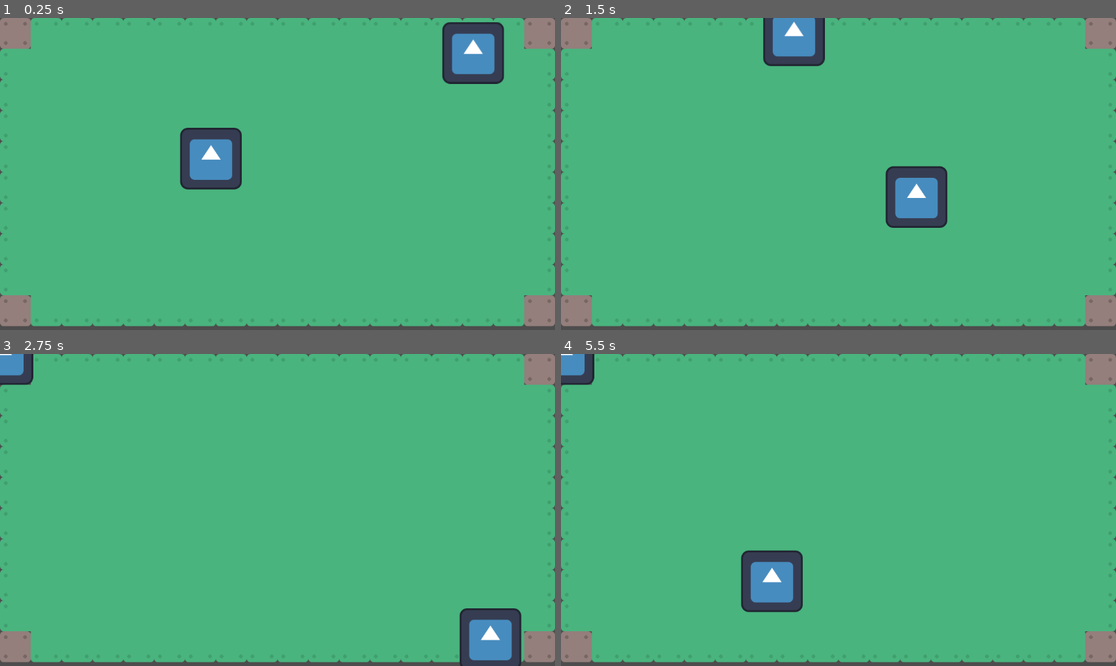
Above: before the commit, frames 1-4 (two rows, left to right).
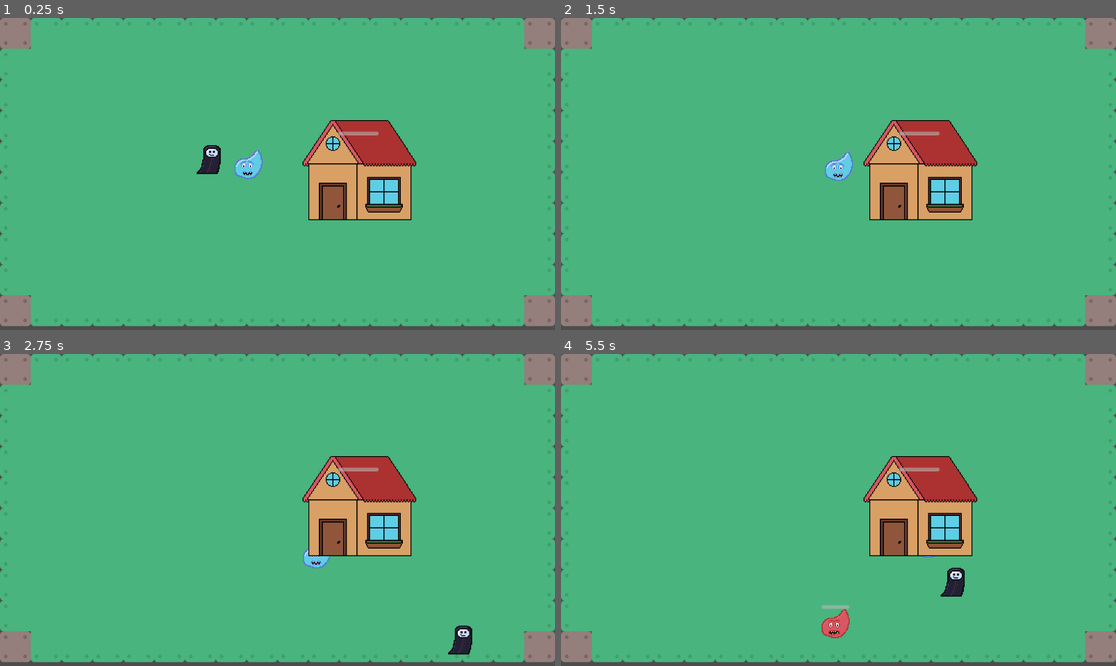
Above: after the commit, the same moments.

Repository: Uvecrep/Gamba
Game: Godot game, scene res://levels/main.tscn
The game is run twice, just before and just after one commit, with the same random seed, the same clock (stepped at 60 frames per second) and the same inputs. The engine's default icon, where the game draws it, is replaced by a stand-in: a white triangle on a blue panel in a dark square.
Inputs (mouse positions are in pixels of both pictures, inside the frame that each line leads up to):
- Up to frame 1 (0.25 s): no input
- Up to frame 2 (1.5 s): move the mouse to (960, 158) at 0.52 s; hold D (right) 0.53-1.28 s; move the mouse to (727, 189) at 1.27 s; hold S (down) from 1.28 s (still down)
- Up to frame 3 (2.75 s): move the mouse to (333, 441) at 2.02 s; release S (down) at 2.03 s; hold D (right) from 2.03 s (still down)
- Up to frame 4 (5.5 s): move the mouse to (810, 572) at 2.77 s; release D (right) at 2.78 s; hold W (up) 2.78-3.53 s; move the mouse to (1005, 556) at 3.52 s; hold A (left) 3.53-5.03 s; move the mouse to (672, 463) at 4.27 s; move the mouse to (866, 510) at 5.02 s; hold S (down) from 5.03 s (still down)

The runs differ from the first frame. In frame 1, 10% of the frame differs, in the area x 32-91%, y 1-65%; in frame 2, 7.9%; in frame 3, 8.4%; in frame 4, 9.1%.

Commit message:
Add enemy, summon, and house entities with health management and spawning logic

Diff:
--- a/entities/enemy/enemy.gd
+++ b/entities/enemy/enemy.gd
@@ -1,16 +1,146 @@
 extends CharacterBody2D
 
-@export var speed = 400
+@export var move_speed: float = 90.0
+@export var repath_interval: float = 0.2
+@export var target_reach_distance: float = 32.0
+@export var target_stop_padding: float = 2.0
+@export var nearby_target_groups: PackedStringArray = ["summons", "players"]
+@export var fallback_target_group: StringName = &"house"
+@export var nearby_target_radius: float = 180.0
+@export var max_health: float = 100.0
 
-var target = position
+const PHYSICS_LAYER_WORLD := 1 << 0
+const PHYSICS_LAYER_ENEMY := 1 << 2
 
-func _input(event):
-	# Use is_action_pressed to only accept single taps as input instead of mouse drags.
-	if event.is_action_pressed(&"click"):
-		target = get_global_mouse_position()
+var _current_target: Node2D
+var _time_to_repath: float = 0.0
+var _current_health: float = 0.0
 
-func _physics_process(delta):
-	velocity = position.direction_to(target) * speed
-	# look_at(target)
-	if position.distance_to(target) > 10:
-		move_and_slide()
+@onready var _health_bar: ProgressBar = get_node_or_null("HealthBar") as ProgressBar
+
+func _ready() -> void:
+	motion_mode = CharacterBody2D.MOTION_MODE_FLOATING
+	collision_layer = PHYSICS_LAYER_ENEMY
+	collision_mask = PHYSICS_LAYER_WORLD
+	add_to_group("enemies")
+	_current_health = max_health
+	_update_health_bar()
+
+func _physics_process(delta: float) -> void:
+	_time_to_repath -= delta
+	if _time_to_repath <= 0.0:
+		_current_target = _find_priority_target()
+		_time_to_repath = repath_interval
+
+	if is_instance_valid(_current_target):
+		var target_distance := global_position.distance_to(_current_target.global_position)
+		# Use collider size to avoid pushing into targets and causing sticky contact.
+		var stop_distance := _get_stop_distance(_current_target)
+		if target_distance > stop_distance:
+			velocity = global_position.direction_to(_current_target.global_position) * move_speed
+		else:
+			velocity = Vector2.ZERO
+	else:
+		velocity = Vector2.ZERO
+
+	move_and_slide()
+
+func take_damage(amount: float) -> void:
+	if amount <= 0.0:
+		return
+
+	_current_health = clampf(_current_health - amount, 0.0, max_health)
+	_update_health_bar()
+
+	if _current_health <= 0.0:
+		_die()
+
+func _die() -> void:
+	queue_free()
+
+func _update_health_bar() -> void:
+	if _health_bar == null:
+		return
+
+	_health_bar.max_value = max_health
+	_health_bar.value = _current_health
+	_health_bar.visible = true
+
+func _find_priority_target() -> Node2D:
+	var nearby_target := _find_closest_target_in_groups(nearby_target_groups, nearby_target_radius)
+	if is_instance_valid(nearby_target):
+		return nearby_target
+
+	return _find_closest_target_in_group(fallback_target_group)
+
+func _find_closest_target_in_groups(group_names: PackedStringArray, radius: float) -> Node2D:
+	var closest_target: Node2D
+	var closest_distance_sq := INF
+	var has_radius_limit := radius > 0.0
+	var radius_sq := radius * radius
+
+	for group_name in group_names:
+		for candidate in get_tree().get_nodes_in_group(group_name):
+			if candidate == self:
+				continue
+			if not candidate is Node2D:
+				continue
+
+			var candidate_2d := candidate as Node2D
+			var distance_sq := global_position.distance_squared_to(candidate_2d.global_position)
+			if has_radius_limit and distance_sq > radius_sq:
+				continue
+
+			if distance_sq < closest_distance_sq:
+				closest_distance_sq = distance_sq
+				closest_target = candidate_2d
+
+	return closest_target
+
+func _find_closest_target_in_group(group_name: StringName) -> Node2D:
+	if group_name == StringName():
+		return null
+
+	var closest_target: Node2D
+	var closest_distance_sq := INF
+
+	for candidate in get_tree().get_nodes_in_group(group_name):
+		if candidate == self:
+			continue
+		if not candidate is Node2D:
+			continue
+
+		var candidate_2d := candidate as Node2D
+		var distance_sq := global_position.distance_squared_to(candidate_2d.global_position)
+		if distance_sq < closest_distance_sq:
+			closest_distance_sq = distance_sq
+			closest_target = candidate_2d
+
+	return closest_target
+
+func _get_stop_distance(target: Node2D) -> float:
+	var self_radius := _estimate_collision_radius(self)
+	var target_radius := _estimate_collision_radius(target)
+	var collision_stop_distance := self_radius + target_radius + target_stop_padding
+	return maxf(target_reach_distance, collision_stop_distance)
+
+func _estimate_collision_radius(body: Node2D) -> float:
+	var collision_shape := body.get_node_or_null("CollisionShape2D") as CollisionShape2D
+	if collision_shape == null or collision_shape.shape == null:
+		return 0.0
+
+	var max_scale := maxf(absf(collision_shape.global_scale.x), absf(collision_shape.global_scale.y))
+
+	if collision_shape.shape is RectangleShape2D:
+		var rect_shape := collision_shape.shape as RectangleShape2D
+		return rect_shape.size.length() * 0.5 * max_scale
+
+	if collision_shape.shape is CircleShape2D:
+		var circle_shape := collision_shape.shape as CircleShape2D
+		return circle_shape.radius * max_scale
+
+	if collision_shape.shape is CapsuleShape2D:
+		var capsule_shape := collision_shape.shape as CapsuleShape2D
+		return (capsule_shape.height * 0.5 + capsule_shape.radius) * max_scale
+
+	return 0.0
--- a/entities/enemy/enemy.tscn
+++ b/entities/enemy/enemy.tscn
@@ -1,15 +1,28 @@
 [gd_scene format=3 uid="uid://b00jrxmgdmyu5"]
 
 [ext_resource type="Script" uid="uid://bwld760eye6x8" path="res://entities/enemy/enemy.gd" id="1_im2q6"]
-[ext_resource type="Texture2D" uid="uid://c7c20pq4d58fa" path="res://icon.svg" id="1_ksmh7"]
+[ext_resource type="Texture2D" uid="uid://cr76nc2fivill" path="res://assets/characters/enemy.png" id="2_im2q6"]
 
 [sub_resource type="RectangleShape2D" id="RectangleShape2D_im2q6"]
+size = Vector2(58, 60)
 
 [node name="enemy" type="CharacterBody2D" unique_id=1720674554]
 script = ExtResource("1_im2q6")
 
 [node name="CollisionShape2D" type="CollisionShape2D" parent="." unique_id=644968585]
+position = Vector2(-1, 2)
 shape = SubResource("RectangleShape2D_im2q6")
 
 [node name="Sprite2D" type="Sprite2D" parent="." unique_id=1188010850]
-texture = ExtResource("1_ksmh7")
+texture_filter = 1
+scale = Vector2(2, 2)
+texture = ExtResource("2_im2q6")
+
+[node name="HealthBar" type="ProgressBar" parent="." unique_id=2063479854]
+offset_left = -30.0
+offset_top = -36.0
+offset_right = 28.0
+offset_bottom = -28.0
+mouse_filter = 2
+value = 100.0
+show_percentage = false
--- /dev/null
+++ b/entities/enemy/enemy_spawner.gd
@@ -0,0 +1,67 @@
+extends Node2D
+
+@export var enemy_scene: PackedScene
+@export var spawn_interval: float = 15
+@export var max_alive_enemies: int = 8
+@export var auto_start: bool = true
+@export var spawn_points_root_path: NodePath = NodePath("SpawnPoints")
+@export var target_parent_path: NodePath
+
+@onready var _spawn_timer: Timer = $SpawnTimer
+
+func _ready() -> void:
+	if enemy_scene == null:
+		push_warning("EnemySpawner has no enemy_scene configured.")
+
+	_spawn_timer.wait_time = spawn_interval
+	_spawn_timer.timeout.connect(_on_spawn_timer_timeout)
+	if auto_start:
+		_spawn_timer.start()
+
+func _on_spawn_timer_timeout() -> void:
+	if enemy_scene == null:
+		return
+	if _alive_enemy_count() >= max_alive_enemies:
+		return
+
+	var enemy_instance := enemy_scene.instantiate()
+	if not enemy_instance is Node2D:
+		push_warning("enemy_scene is not a Node2D scene.")
+		return
+
+	var enemy_2d := enemy_instance as Node2D
+	enemy_2d.global_position = _pick_spawn_position()
+	_resolve_target_parent().add_child(enemy_instance)
+
+func _alive_enemy_count() -> int:
+	var count := 0
+	for enemy in get_tree().get_nodes_in_group("enemies"):
+		if is_instance_valid(enemy):
+			count += 1
+	return count
+
+func _pick_spawn_position() -> Vector2:
+	var spawn_root := get_node_or_null(spawn_points_root_path)
+	if spawn_root == null:
+		return global_position
+
+	var points := spawn_root.get_children()
+	if points.is_empty():
+		return global_position
+
+	var random_point := points[randi() % points.size()]
+	if random_point is Node2D:
+		return (random_point as Node2D).global_position
+
+	return global_position
+
+func _resolve_target_parent() -> Node:
+	if target_parent_path != NodePath(""):
+		var configured_parent := get_node_or_null(target_parent_path)
+		if configured_parent != null:
+			return configured_parent
+
+	if get_parent() != null:
+		return get_parent()
+
+	return self
--- /dev/null
+++ b/entities/enemy/enemy_spawner.tscn
@@ -0,0 +1,23 @@
+[gd_scene format=3 uid="uid://domyo1x6j4x7w"]
+
+[ext_resource type="Script" uid="uid://bxorybuqsh7pp" path="res://entities/enemy/enemy_spawner.gd" id="1_ihm03"]
+[ext_resource type="PackedScene" uid="uid://b00jrxmgdmyu5" path="res://entities/enemy/enemy.tscn" id="2_0v8m4"]
+
+[node name="EnemySpawner" type="Node2D" unique_id=1632124706]
+script = ExtResource("1_ihm03")
+enemy_scene = ExtResource("2_0v8m4")
+
+[node name="SpawnTimer" type="Timer" parent="." unique_id=906045446]
+wait_time = 2.0
+autostart = true
+
+[node name="SpawnPoints" type="Node2D" parent="." unique_id=1462486555]
+
+[node name="SpawnPointLeft" type="Marker2D" parent="SpawnPoints" unique_id=2138696044]
+position = Vector2(-380, -220)
+
+[node name="SpawnPointRight" type="Marker2D" parent="SpawnPoints" unique_id=1362932414]
+position = Vector2(420, -210)
+
+[node name="SpawnPointBottom" type="Marker2D" parent="SpawnPoints" unique_id=1099449168]
+position = Vector2(0, 310)
--- /dev/null
+++ b/entities/house/house.gd
@@ -0,0 +1,30 @@
+extends StaticBody2D
+
+@export var max_health: float = 500.0
+
+var _current_health: float = 0.0
+
+@onready var _health_bar: ProgressBar = get_node_or_null("HealthBar") as ProgressBar
+
+func _ready() -> void:
+	add_to_group("house")
+	_current_health = max_health
+	_update_health_bar()
+
+func take_damage(amount: float) -> void:
+	if amount <= 0.0:
+		return
+
+	_current_health = clampf(_current_health - amount, 0.0, max_health)
+	_update_health_bar()
+
+	if _current_health <= 0.0:
+		queue_free()
+
+func _update_health_bar() -> void:
+	if _health_bar == null:
+		return
+
+	_health_bar.max_value = max_health
+	_health_bar.value = _current_health
+	_health_bar.visible = true
--- /dev/null
+++ b/entities/house/house.tscn
@@ -0,0 +1,28 @@
+[gd_scene format=3]
+
+[ext_resource type="Script" path="res://entities/house/house.gd" id="1_k80ea"]
+[ext_resource type="Texture2D" path="res://assets/characters/house.png" id="2_h9w4k"]
+
+[sub_resource type="RectangleShape2D" id="RectangleShape2D_2ikcc"]
+size = Vector2(88, 80)
+
+[node name="house" type="StaticBody2D"]
+script = ExtResource("1_k80ea")
+
+[node name="CollisionShape2D" type="CollisionShape2D" parent="."]
+position = Vector2(0, 6)
+shape = SubResource("RectangleShape2D_2ikcc")
+
+[node name="Sprite2D" type="Sprite2D" parent="."]
+texture_filter = 1
+scale = Vector2(2, 2)
+texture = ExtResource("2_h9w4k")
+
+[node name="HealthBar" type="ProgressBar" parent="."]
+offset_left = -42.0
+offset_top = -56.0
+offset_right = 42.0
+offset_bottom = -48.0
+mouse_filter = 2
+value = 500.0
+show_percentage = false
--- a/entities/player/player.gd
+++ b/entities/player/player.gd
@@ -1,6 +1,15 @@
 extends CharacterBody2D
 
 @export var speed = 400
+
+const PHYSICS_LAYER_WORLD := 1 << 0
+const PHYSICS_LAYER_PLAYER := 1 << 1
+
+func _ready() -> void:
+	motion_mode = CharacterBody2D.MOTION_MODE_FLOATING
+	collision_layer = PHYSICS_LAYER_PLAYER
+	collision_mask = PHYSICS_LAYER_WORLD
+	add_to_group("players")
 
 func get_input():
 	var input_direction = Input.get_vector("left", "right", "up", "down")
--- a/entities/player/player.tscn
+++ b/entities/player/player.tscn
@@ -1,15 +1,19 @@
 [gd_scene format=3 uid="uid://bhxxgyq6e3ond"]
 
 [ext_resource type="Script" uid="uid://b5x3ag8pucgmf" path="res://entities/player/player.gd" id="1_abrql"]
-[ext_resource type="Texture2D" uid="uid://c7c20pq4d58fa" path="res://icon.svg" id="1_symyc"]
+[ext_resource type="Texture2D" uid="uid://bwxhko8w27k0n" path="res://assets/characters/player.png" id="2_abrql"]
 
 [sub_resource type="RectangleShape2D" id="RectangleShape2D_wdj6m"]
+size = Vector2(50, 60)
 
 [node name="player" type="CharacterBody2D" unique_id=57563531]
 script = ExtResource("1_abrql")
 
 [node name="CollisionShape2D" type="CollisionShape2D" parent="." unique_id=1986886271]
+position = Vector2(-5, 2)
 shape = SubResource("RectangleShape2D_wdj6m")
 
 [node name="Sprite2D" type="Sprite2D" parent="." unique_id=2107561974]
-texture = ExtResource("1_symyc")
+texture_filter = 1
+scale = Vector2(2, 2)
+texture = ExtResource("2_abrql")
--- /dev/null
+++ b/entities/summon/summon.gd
@@ -0,0 +1,109 @@
+extends CharacterBody2D
+
+@export var move_speed: float = 110.0
+@export var repath_interval: float = 0.15
+@export var target_reach_distance: float = 14.0
+@export var follow_player_distance: float = 80.0
+@export var attack_range: float = 210.0
+@export var attack_damage: float = 20.0
+@export var attack_cooldown: float = 0.8
+@export var attack_projectile_scene: PackedScene = preload("res://entities/summon/summon_attack.tscn")
+
+const PHYSICS_LAYER_WORLD := 1 << 0
+const PHYSICS_LAYER_SUMMON := 1 << 3
+
+var _enemy_target: Node2D
+var _player_target: Node2D
+var _time_to_repath: float = 0.0
+var _time_to_next_attack: float = 0.0
+
+func _ready() -> void:
+	motion_mode = CharacterBody2D.MOTION_MODE_FLOATING
+	collision_layer = PHYSICS_LAYER_SUMMON
+	collision_mask = PHYSICS_LAYER_WORLD
+	add_to_group("summons")
+	_player_target = _find_player()
+
+func _physics_process(delta: float) -> void:
+	_time_to_repath -= delta
+	_time_to_next_attack = maxf(_time_to_next_attack - delta, 0.0)
+	if _time_to_repath <= 0.0:
+		_enemy_target = _find_closest_enemy()
+		if not is_instance_valid(_player_target):
+			_player_target = _find_player()
+		_time_to_repath = repath_interval
+
+	if is_instance_valid(_enemy_target):
+		var distance_to_enemy := global_position.distance_to(_enemy_target.global_position)
+		if distance_to_enemy <= attack_range:
+			velocity = Vector2.ZERO
+			_try_attack(_enemy_target)
+		else:
+			_move_towards(_enemy_target.global_position)
+	elif is_instance_valid(_player_target):
+		if global_position.distance_to(_player_target.global_position) > follow_player_distance:
+			_move_towards(_player_target.global_position)
+		else:
+			velocity = Vector2.ZERO
+	else:
+		velocity = Vector2.ZERO
+
+	move_and_slide()
+
+func _try_attack(target: Node2D) -> void:
+	if _time_to_next_attack > 0.0:
+		return
+
+	_time_to_next_attack = attack_cooldown
+	_launch_attack(target)
+
+func _launch_attack(target: Node2D) -> void:
+	if attack_projectile_scene == null:
+		if target.has_method("take_damage"):
+			target.call("take_damage", attack_damage)
+		return
+
+	var attack_instance := attack_projectile_scene.instantiate()
+	if not attack_instance is Node2D:
+		return
+
+	var projectile := attack_instance as Node2D
+	projectile.global_position = global_position
+	if projectile.has_method("setup"):
+		projectile.call("setup", target, attack_damage)
+
+	get_tree().current_scene.add_child(projectile)
+
+func _move_towards(target_position: Vector2) -> void:
+	if global_position.distance_to(target_position) > target_reach_distance:
+		velocity = global_position.direction_to(target_position) * move_speed
+	else:
+		velocity = Vector2.ZERO
+
+func _find_player() -> Node2D:
+	var players := get_tree().get_nodes_in_group("players")
+	if not players.is_empty() and players[0] is Node2D:
+		return players[0] as Node2D
+
+	if get_tree().current_scene != null:
+		var by_name := get_tree().current_scene.find_child("player", true, false)
+		if by_name is Node2D:
+			return by_name as Node2D
+
+	return null
+
+func _find_closest_enemy() -> Node2D:
+	var closest_enemy: Node2D
+	var closest_distance_sq := INF
+
+	for candidate in get_tree().get_nodes_in_group("enemies"):
+		if not candidate is Node2D:
+			continue
+
+		var enemy_2d := candidate as Node2D
+		var distance_sq := global_position.distance_squared_to(enemy_2d.global_position)
+		if distance_sq < closest_distance_sq:
+			closest_distance_sq = distance_sq
+			closest_enemy = enemy_2d
+
+	return closest_enemy
--- /dev/null
+++ b/entities/summon/summon.tscn
@@ -0,0 +1,19 @@
+[gd_scene format=3 uid="uid://d1i770h2w5bx1"]
+
+[ext_resource type="Script" uid="uid://ctvbtxmf0rlor" path="res://entities/summon/summon.gd" id="1_l2f3a"]
+[ext_resource type="Texture2D" uid="uid://cvepnl03ncegr" path="res://assets/characters/summon.png" id="2_ac4sb"]
+
+[sub_resource type="RectangleShape2D" id="RectangleShape2D_l2f3a"]
+size = Vector2(58, 61)
+
+[node name="summon" type="CharacterBody2D" unique_id=1924052032]
+script = ExtResource("1_l2f3a")
+
+[node name="CollisionShape2D" type="CollisionShape2D" parent="." unique_id=1367573543]
+position = Vector2(-1, 1.5)
+shape = SubResource("RectangleShape2D_l2f3a")
+
+[node name="Sprite2D" type="Sprite2D" parent="." unique_id=1891930626]
+texture_filter = 1
+scale = Vector2(2, 2)
+texture = ExtResource("2_ac4sb")
--- /dev/null
+++ b/entities/summon/summon_attack.gd
@@ -0,0 +1,38 @@
+extends Node2D
+
+@export var move_speed: float = 420.0
+@export var hit_distance: float = 14.0
+@export var max_life_time: float = 2.0
+
+var _target: Node2D
+var _damage: float = 0.0
+var _life_time_left: float = 0.0
+
+func _ready() -> void:
+	_life_time_left = max_life_time
+
+func setup(target: Node2D, damage: float) -> void:
+	_target = target
+	_damage = damage
+
+func _process(delta: float) -> void:
+	_life_time_left -= delta
+	if _life_time_left <= 0.0:
+		queue_free()
+		return
+
+	if not is_instance_valid(_target):
+		queue_free()
+		return
+
+	var to_target := _target.global_position - global_position
+	var distance := to_target.length()
+	if distance <= hit_distance:
+		if _target.has_method("take_damage"):
+			_target.call("take_damage", _damage)
+		queue_free()
+		return
+
+	if distance > 0.0:
+		global_position += to_target.normalized() * move_speed * delta
+		rotation = to_target.angle()
--- /dev/null
+++ b/entities/summon/summon_attack.tscn
@@ -0,0 +1,12 @@
+[gd_scene format=3 uid="uid://eaa1qk46hjny"]
+
+[ext_resource type="Script" uid="uid://hcdlqrpjqm45" path="res://entities/summon/summon_attack.gd" id="1_mxxf5"]
+[ext_resource type="Texture2D" uid="uid://13ok7lamwvqa" path="res://assets/characters/projectile.png" id="2_u1pq3"]
+
+[node name="SummonAttack" type="Node2D" unique_id=1555805309]
+script = ExtResource("1_mxxf5")
+
+[node name="Sprite2D" type="Sprite2D" parent="." unique_id=1305536583]
+texture_filter = 1
+scale = Vector2(0.5, 0.5)
+texture = ExtResource("2_u1pq3")
--- a/levels/main.tscn
+++ b/levels/main.tscn
@@ -2,7 +2,9 @@
 
 [ext_resource type="PackedScene" uid="uid://bhxxgyq6e3ond" path="res://entities/player/player.tscn" id="1_2262g"]
 [ext_resource type="PackedScene" uid="uid://d34vqfagsgpkm" path="res://levels/world.tscn" id="2_wdj6m"]
-[ext_resource type="PackedScene" uid="uid://b00jrxmgdmyu5" path="res://entities/enemy/enemy.tscn" id="3_l8qe7"]
+[ext_resource type="PackedScene" uid="uid://d1i770h2w5bx1" path="res://entities/summon/summon.tscn" id="4_wrc4g"]
+[ext_resource type="PackedScene" uid="uid://domyo1x6j4x7w" path="res://entities/enemy/enemy_spawner.tscn" id="5_u7xt2"]
+[ext_resource type="PackedScene" path="res://entities/house/house.tscn" id="6_7hmax"]
 
 [node name="Main" type="Node2D" unique_id=805994972]
 
@@ -11,5 +13,12 @@
 [node name="player" parent="." unique_id=57563531 instance=ExtResource("1_2262g")]
 position = Vector2(438, 292)
 
-[node name="enemy" parent="." unique_id=1720674554 instance=ExtResource("3_l8qe7")]
-position = Vector2(1082, 80)
+[node name="summon" parent="." unique_id=1038151326 instance=ExtResource("4_wrc4g")]
+position = Vector2(530, 304)
+
+[node name="EnemySpawner" parent="." unique_id=134363691 instance=ExtResource("5_u7xt2")]
+position = Vector2(547, 284)
+spawn_interval = 5.0
+
+[node name="house" parent="." instance=ExtResource("6_7hmax")]
+position = Vector2(744, 292)
Binary file added: assets/characters/enemy.png
Not shown, added: assets/characters/enemy.png.import
Binary file added: assets/characters/house.png
Not shown, added: assets/characters/house.png.import
Binary file added: assets/characters/player.png
Not shown, added: assets/characters/player.png.import
Binary file added: assets/characters/projectile.png
Not shown, added: assets/characters/projectile.png.import
Binary file added: assets/characters/summon.png
Not shown, added: assets/characters/summon.png.import
Not shown, added: entities/enemy/enemy_spawner.gd.uid
Not shown, added: entities/summon/summon.gd.uid
(and 1 more such lines)
